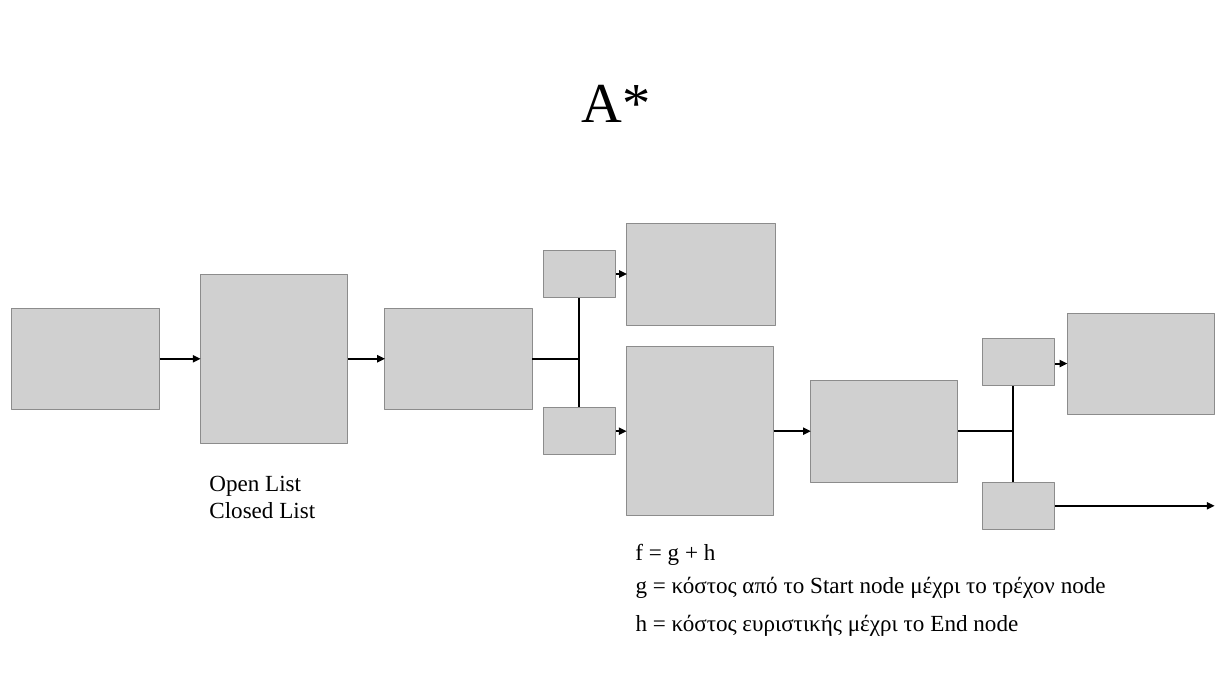
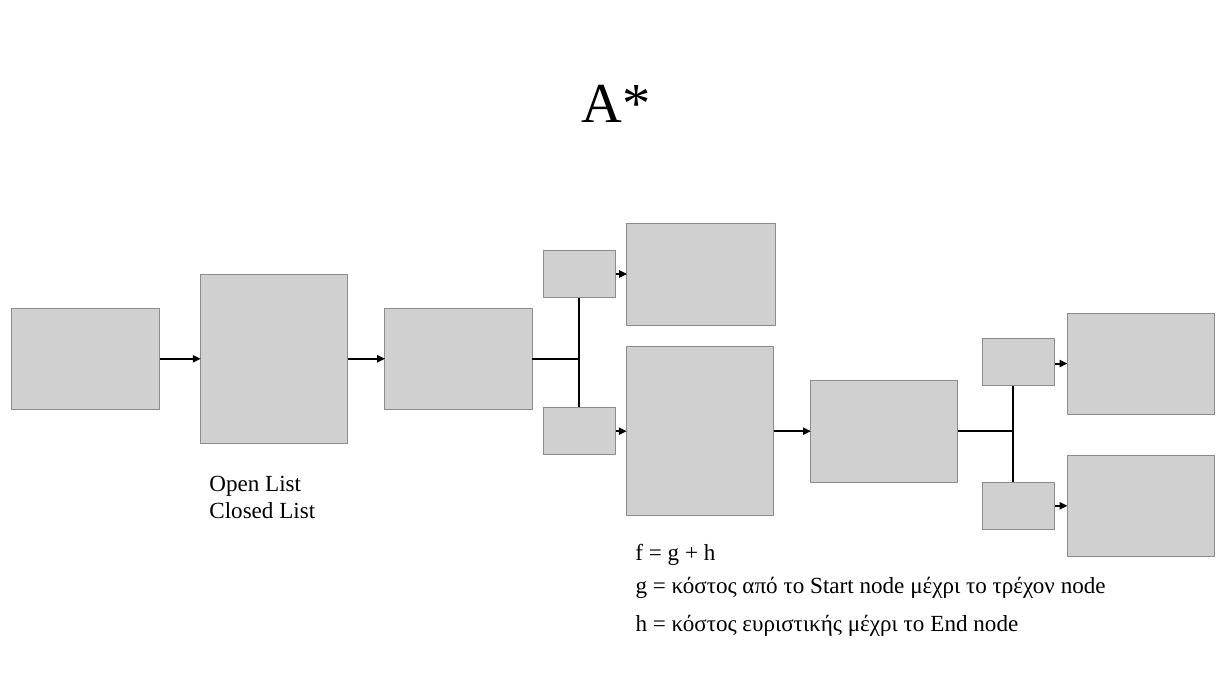
Before and after one commit to auth-transp/evac, a slide deck: slide 1 of Thesis/AStar, DStarLite.pptx (slide 2 before the commit). Drawn at 1232x693 pixels with LibreOffice and Linux fonts; fonts in the diff are those of the drawing; grey boxes stand for pictures. Boxes give left, top, right and bottom in pixels: in the first picture for what was removed or moved away, otherwise in the second. Text is boxed around its words. In the diff, an @@ line names an element or a change of style, - is before the commit and + after.

```diff
--- a/Thesis/AStar, DStarLite.pptx
+++ b/Thesis/AStar, DStarLite.pptx
@@ elbow arrow moved from (958, 432) - (1214, 506) to (958, 432) - (1067, 506) @@
@@ picture added at (1067,456,1214,556) @@
```
Also in this commit, not shown: 11 other slides changed, 3 slides added, 18 other files.
